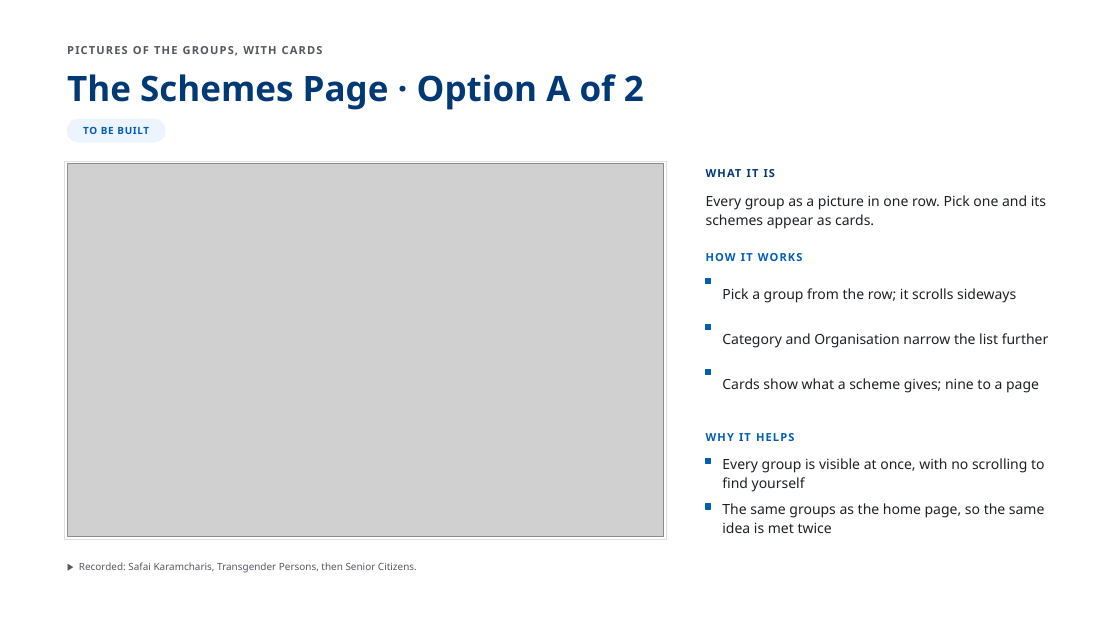
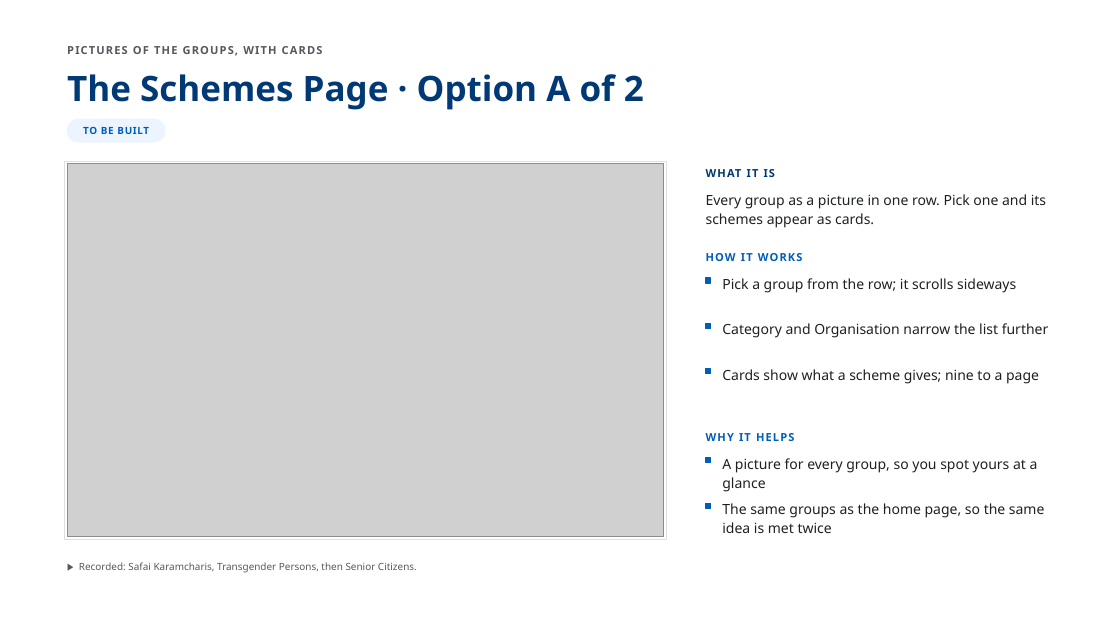
Before and after one commit to AkashShivanand/mosje, a slide deck: slide 8 of docs/plans/MoSJE-Service-Discovery-Options.pptx. Drawn at 1120x630 pixels with LibreOffice and Linux fonts; fonts in the diff are those of the drawing; grey boxes stand for pictures. Boxes give left, top, right and bottom in pixels: in the first picture for what was removed or moved away, otherwise in the second. Text is boxed around its words. In the diff, an @@ line names an element or a change of style, - is before the commit and + after.

Commit message:
feat(service-discovery): sharper recordings, aligned bullets, no underline on link buttons
- Walks are recorded at 2x pixel density and encoded at the page's own
  1440 width, so text in the deck's videos is crisp.
- Link-style buttons (the portal band in One Tap) no longer carry the
  browser's underline.
- Bullet text on the option slides is top-aligned, so the square sits on
  the first line whatever the line count.
- Copy: 'three schemes', not 'the first three'; Schemes A's reason no
  longer claims no scrolling when the row scrolls sideways.

```diff
--- a/docs/plans/MoSJE-Service-Discovery-Options.pptx
+++ b/docs/plans/MoSJE-Service-Discovery-Options.pptx
@@ vertical alignment middle to top in 4 elements at <box>722,278,1016,293</box>, <box>722,323,1049,338</box>, <box>722,369,1039,384</box>, <box>722,458,1038,492</box> @@
@@ text at <box>722,458,1038,492</box>: text changed @@
-Every group is visible at once, with no scrolling to find yourself
+A picture for every group, so you spot yours at a glance
```
Also in this commit, not shown: 5 other slides changed, 14 other files.
